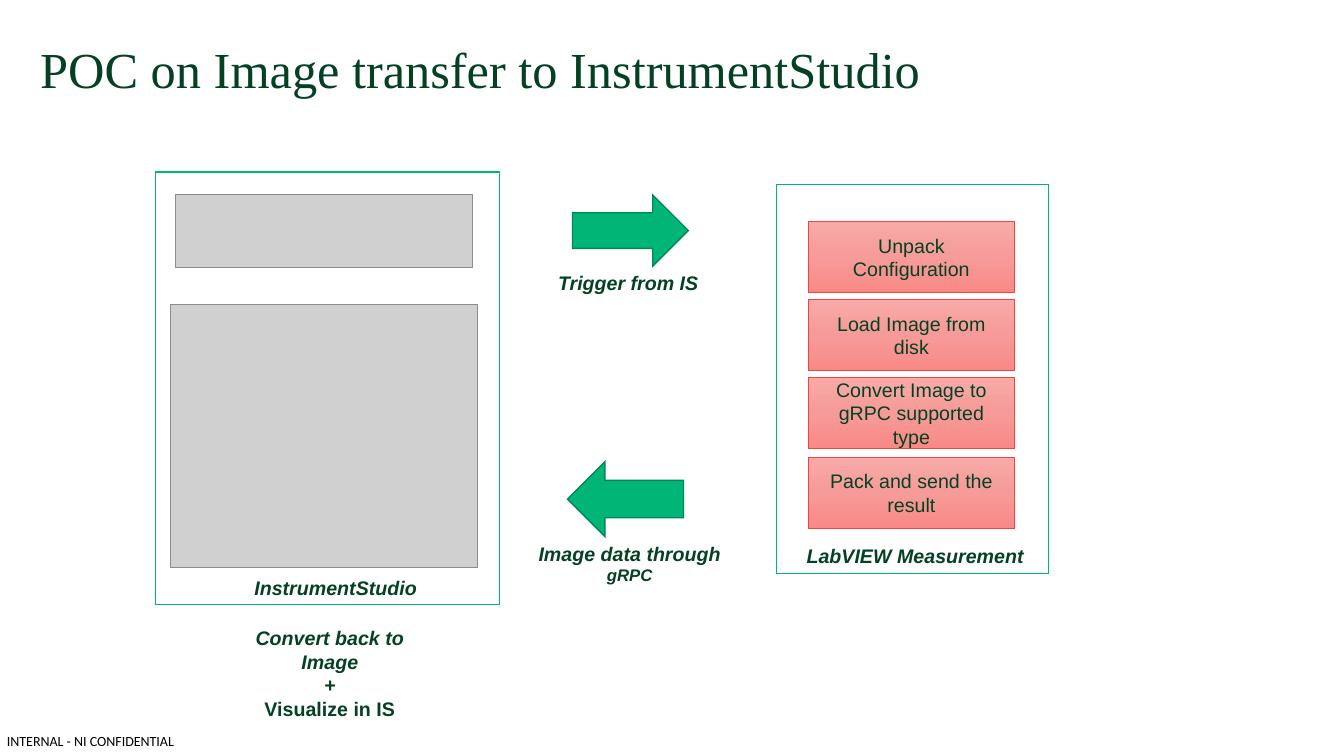
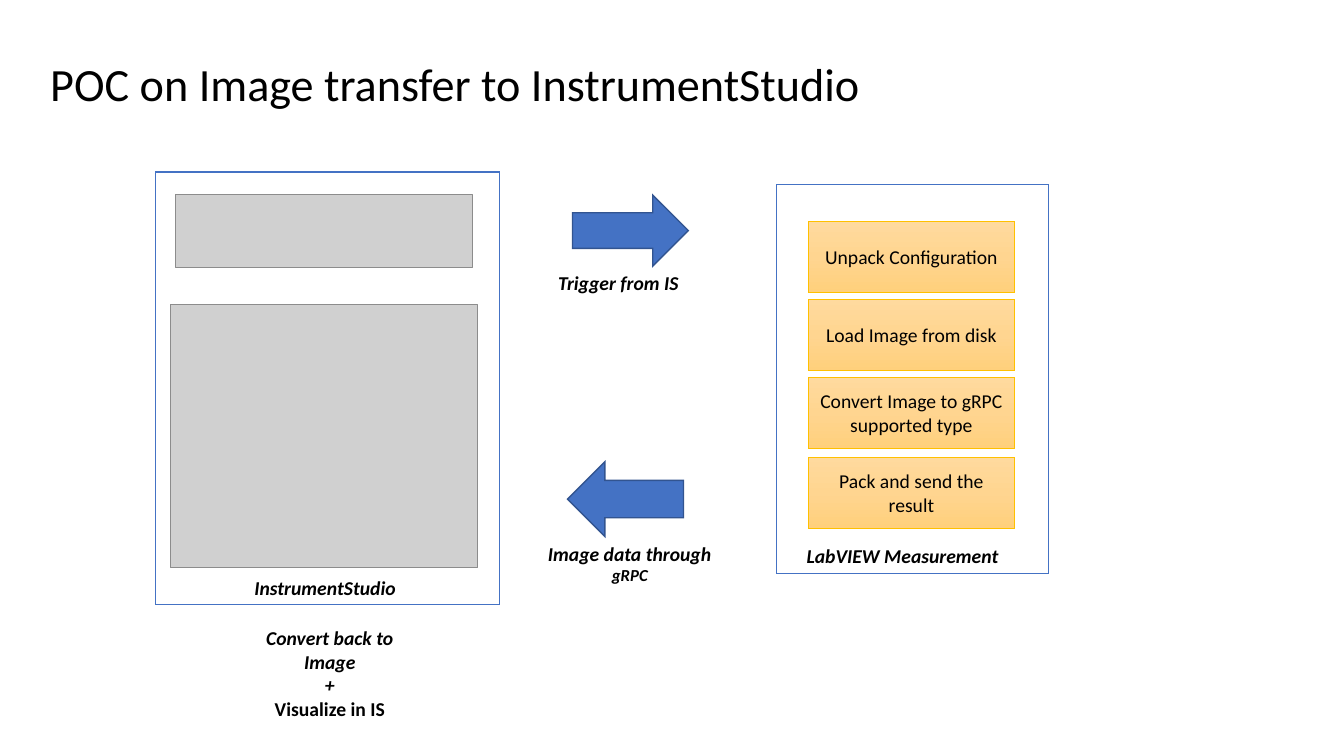
Before and after one commit to ni/measurement-plugin-labview, a slide deck: slide 2 of Source/Example Measurements/Image rendering/Image Transfer in MeasurementLink example.pptx. Drawn at 1344x756 pixels with LibreOffice and Linux fonts; fonts in the diff are those of the drawing; grey boxes stand for pictures. Boxes give left, top, right and bottom in pixels: in the first picture for what was removed or moved away, otherwise in the second. Text is boxed around its words. In the diff, an @@ line names an element or a change of style, - is before the commit and + after.

```diff
--- a/Source/Example Measurements/Image rendering/Image Transfer in MeasurementLink example.pptx
+++ b/Source/Example Measurements/Image rendering/Image Transfer in MeasurementLink example.pptx
@@ title "POC on Image transfer to ..." at (50, 69, 859, 109): size 36 to 33 pt, font Times New Roman to Calibri, text colour #044123 to #000000; vertical alignment top to middle @@
@@ rectangle at (156, 172, 500, 605): outline #00B677 1 pt to #4472C4 1 pt @@
@@ right arrow at (573, 195, 689, 266): fill #00B677 to #4472C4; outline #008758 1 pt to #325491 1 pt @@
@@ rectangle at (776, 185, 1049, 575): outline #00B677 1 pt to #4472C4 1 pt @@
@@ left arrow at (568, 462, 684, 536): fill #00B677 to #4472C4; outline #008758 1 pt to #325491 1 pt @@
@@ font Arial to Calibri, text colour #044123 to #000000; fill gradient #F8AAA8 to #F69C9A to #F98986 to gradient #FFDB9E to #FFD590 to #FFD07C; outline #EF453E 0.5 pt to #FFC000 0.5 pt in 4 elements at (809, 222, 1015, 292), (809, 299, 1015, 370), (809, 377, 1015, 448), (809, 458, 1015, 528) @@
@@ font Arial to Calibri, text colour #044123 to #000000 in 5 elements at (807, 549, 998, 563), (558, 276, 678, 294), (548, 547, 711, 584), (266, 631, 393, 716), (254, 581, 395, 595) @@
@@ text removed at (7, 737, 174, 746) @@
-INTERNAL - NI CONFIDENTIAL
```
Also in this commit, not shown: 4 other slides changed.
